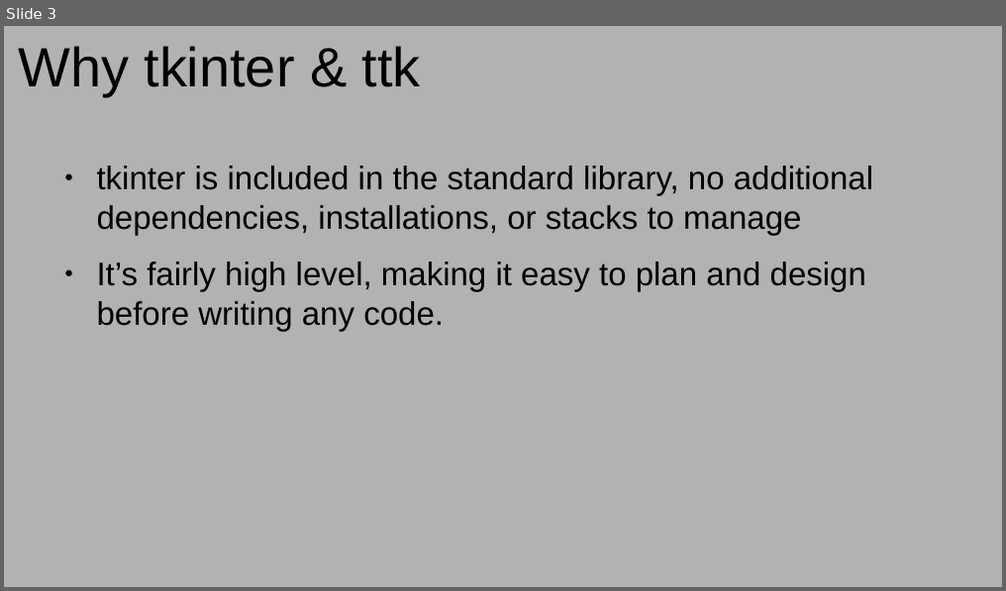
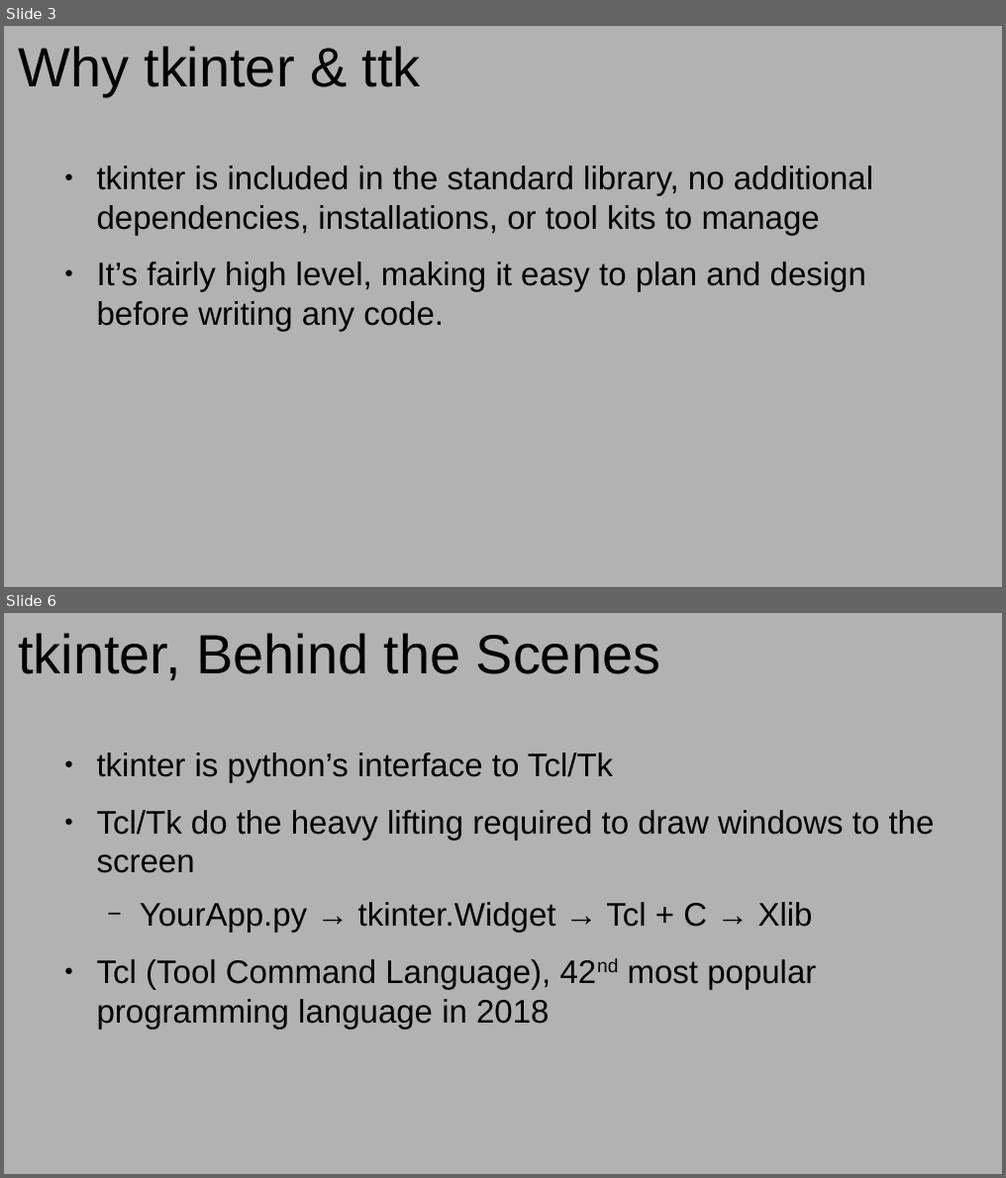
Before and after one commit to kstrckr/Heat_Pype, a slide deck: Give them a GUI slides.odp. Shown one above the other, each under a label of ours: slide 3 before the commit, slides 3 and 6 after it; the slides between them are not shown. The pictures are 1006x591 and 1006x1178 pixels, drawn with LibreOffice and Linux fonts; fonts in the diff are those of the drawing. Boxes give left, top, right and bottom in pixels: in the first picture for what was removed or moved away, otherwise in the second. Text is boxed around its words. In the diff, an @@ line names an element or a change of style, - is before the commit and + after.

```diff
--- a/Give them a GUI slides.odp
+++ b/Give them a GUI slides.odp
@@ slide 6 added at bbox=[4, 613, 1002, 1174], background #B2B2B2 @@
@@ title added at bbox=[18, 633, 660, 680], 44 pt, text #000000 @@
+tkinter, Behind the Scenes
@@ text added at bbox=[97, 753, 935, 1029], 26 pt, text #000000 @@
+● tkinter is python’s interface to Tcl/Tk
+● Tcl/Tk do the heavy lifting required to draw windows to the screen
+  − YourApp.py → tkinter.Widget → Tcl + C → Xlib
+● Tcl (Tool Command Language), 42nd most popular programming language in 2018
@@ slide 3 changed as well @@
@@ text at bbox=[97, 166, 873, 235]: text changed @@
-● tkinter is included in the standard library, no additional dependencies, installations, or stacks to manage
+● tkinter is included in the standard library, no additional dependencies, installations, or tool kits to manage
```
Also in this commit, not shown: 2 other slides changed, 5 other slides added, 1 slide removed, 1 other file.
